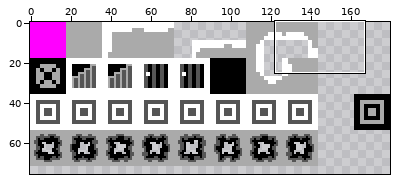
Sprite sheet, stored at maps/img/18bitingame.png. Above, an overview of the earlier version with the close-up marked.
Close-up. Before the edit:
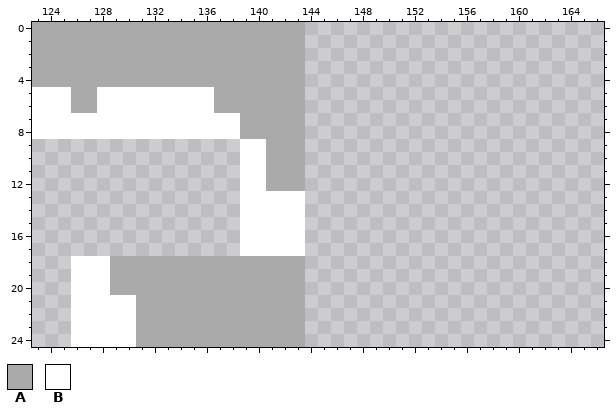
The file is 180x180 pixels. Shown: x 123..166, y 0..24. The wide view leaves out empty margins.
Palette (. is transparent): A #aaaaaa  B #ffffff
Pixels before, first column x 123:
 0 AAAAAAAAAAAAAAAAAAAAA
 1 AAAAAAAAAAAAAAAAAAAAA
 2 AAAAAAAAAAAAAAAAAAAAA
 3 AAAAAAAAAAAAAAAAAAAAA
 4 AAAAAAAAAAAAAAAAAAAAA
 5 BBBAABBBBBBBBBAAAAAAA
 6 BBBAABBBBBBBBBAAAAAAA
 7 BBBBBBBBBBBBBBBBAAAAA
 8 BBBBBBBBBBBBBBBBAAAAA
 9 ................BBAAA
10 ................BBAAA
11 ................BBAAA
12 ................BBAAA
13 ................BBBBB
14 ................BBBBB
15 ................BBBBB
16 ................BBBBB
17 ................BBBBB
18 ...BBBAAAAAAAAAAAAAAA
19 ...BBBAAAAAAAAAAAAAAA
20 ...BBBAAAAAAAAAAAAAAA
21 ...BBBBBAAAAAAAAAAAAA
22 ...BBBBBAAAAAAAAAAAAA
23 ...BBBBBAAAAAAAAAAAAA
24 ...BBBBBAAAAAAAAAAAAA
Once edited:
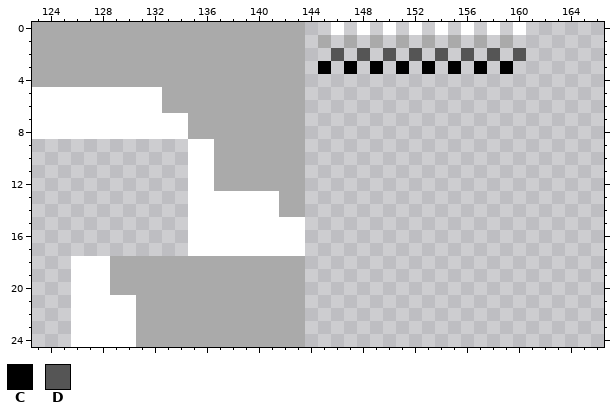
Colours new in this view: C #000000  D #555555
Change:
Changed rows in their new state; - is an unchanged pixel.
first column x 126:
 0 --------------------B-B-B-B-B-B-B-B
 1 -------------------A-A-A-A-A-A-A-A-
 2 --------------------D-D-D-D-D-D-D-D
 3 -------------------C-C-C-C-C-C-C-C-
 5 BB-----AAAA------------------------
 6 BB-----AAAA------------------------
 7 ---------AAAA----------------------
 8 ---------AAAA----------------------
 9 ---------BBAAAA--------------------
10 ---------BBAAAA--------------------
11 ---------BBAAAA--------------------
12 ---------BBAAAA--------------------
13 ---------BBBB---AA-----------------
14 ---------BBBB---AA-----------------
15 ---------BBBB----------------------
16 ---------BBBB----------------------
17 ---------BBBB----------------------
Changed places in both close-ups, as pixel boxes (x1, y1, x2, y2):
added: (318, 22, 526, 74)
changed: (71, 87, 97, 113)
changed: (162, 87, 305, 256)
